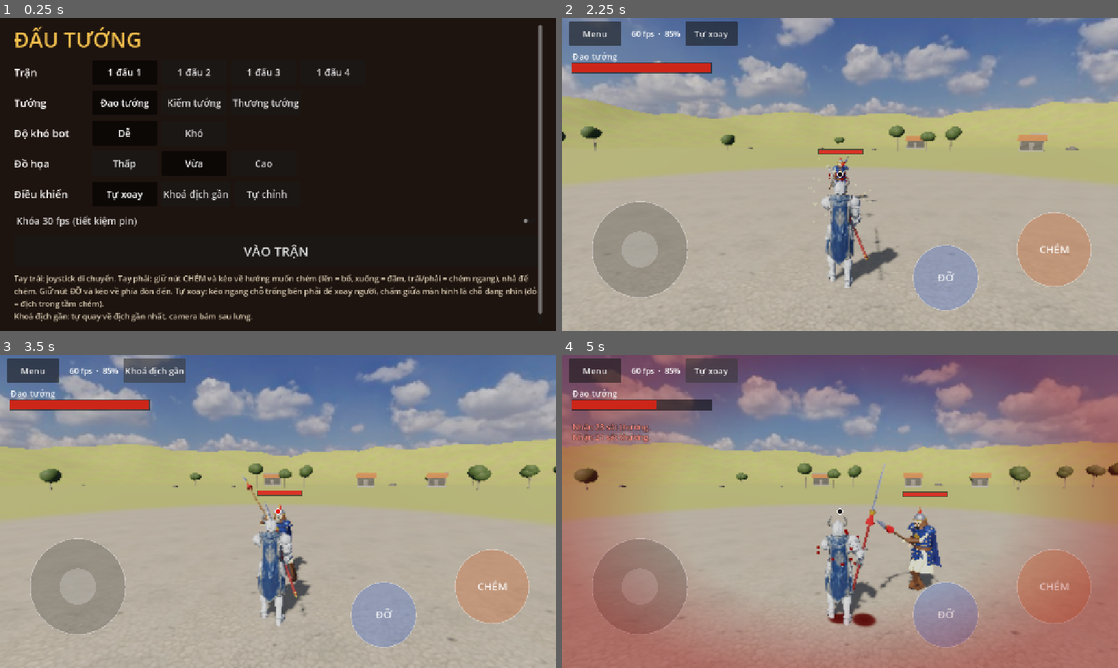
Above: before the commit, frames 1-4 (two rows, left to right).
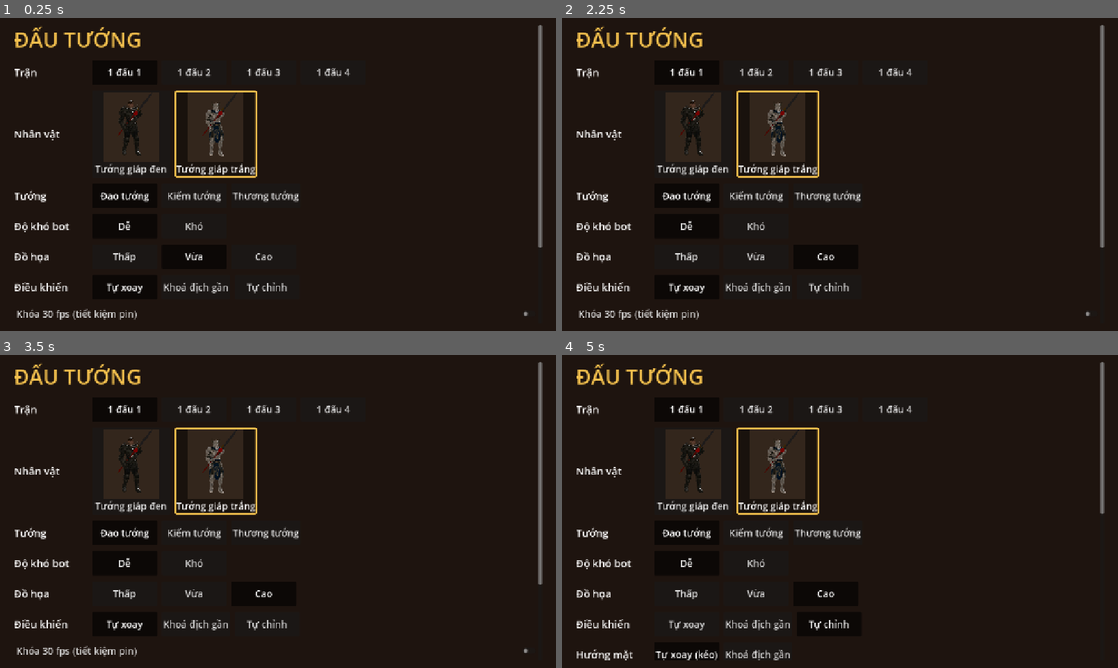
Above: after the commit, the same moments.

Repository: quanace11/MountBladeMobile
Game: Godot game, scene res://scenes/main_menu.tscn
Same seed, same stepped clock (60 frames per second), same inputs: the game is played once before the commit and once after it.
Inputs (mouse positions are in pixels of both pictures, inside the frame that each line leads up to):
- Up to frame 1 (0.25 s): no input
- Up to frame 2 (2.25 s): click (695, 133) at 0.5 s, where only the run after the commit has a clickable "Tướng giáp đen"; click (778, 133) at 1.25 s, where only the run after the commit has a clickable "Tướng giáp trắng"; click (840, 249) at 2 s, where only the run before the commit has a clickable "VÀO TRẬN"
- Up to frame 3 (3.5 s): click "Tự xoay" at 2.75 s
- Up to frame 4 (5 s): click "Khoá địch gần" at 3.5 s; click "Tự chỉnh" at 4.25 s

The runs differ from the first frame. In frame 1, 8.9% of the frame differs, in the area x 2-98%, y 23-98%; in frame 2, 100%; in frame 3, 100%; in frame 4, 100%, in the area x 0-100%, y 0-100%.

Commit message:
Bỏ hẳn tự đỡ, sửa lính bị áo choàng che mất tay, thêm chọn nhân vật
- Bỏ tuỳ chọn Tự đỡ đúng hướng (menu, ControlPrefs, PlayerCommandSource, test).
- Áo choàng hẹp hơn vai, tay to hơn: nhìn từ sau không còn mất tay.
- Menu có dòng Nhân vật với ảnh chân dung: Tướng giáp đen (tuong), Tướng giáp trắng (tuongtrang).
- tools/render_portraits.gd chụp ảnh chân dung cho mỗi model.

Co-Authored-By: Claude Opus 5.5 <noreply@anthropic.com>
Claude-Session: https://claude.ai/code/session_01QffKCiTfakvzQeGmkV1Yqv

Diff:
--- a/config/models/tuong.tres
+++ b/config/models/tuong.tres
@@ -1,12 +1,15 @@
-[gd_resource type="Resource" script_class="CharacterModel" load_steps=5 format=3]
+[gd_resource type="Resource" script_class="CharacterModel" load_steps=6 format=3]
 
 [ext_resource type="Script" path="res://src/data/character_model.gd" id="1_c"]
 [ext_resource type="PackedScene" path="res://assets/models/tuong/tuong_textured.scn" id="2_s"]
 [ext_resource type="Texture2D" path="res://assets/models/tuong/tuongdau_0.png" id="3_a"]
 [ext_resource type="Texture2D" path="res://assets/models/tuong/tuongdau_1.png" id="4_n"]
+[ext_resource type="Texture2D" path="res://assets/models/tuong/portrait.png" id="5_p"]
 
 [resource]
 script = ExtResource("1_c")
+display_name = "Tướng giáp đen"
+portrait = ExtResource("5_p")
 scene = ExtResource("2_s")
 height = 0.95
 albedo = ExtResource("3_a")
--- a/config/models/tuongtrang.tres
+++ b/config/models/tuongtrang.tres
@@ -1,12 +1,15 @@
-[gd_resource type="Resource" script_class="CharacterModel" load_steps=5 format=3]
+[gd_resource type="Resource" script_class="CharacterModel" load_steps=6 format=3]
 
 [ext_resource type="Script" path="res://src/data/character_model.gd" id="1_c"]
 [ext_resource type="PackedScene" path="res://assets/models/tuongtrang/tuongtrang.scn" id="2_s"]
 [ext_resource type="Texture2D" path="res://assets/models/tuongtrang/tuongtrang_0.png" id="3_a"]
 [ext_resource type="Texture2D" path="res://assets/models/tuongtrang/tuongtrang_1.png" id="4_n"]
+[ext_resource type="Texture2D" path="res://assets/models/tuongtrang/portrait.png" id="5_p"]
 
 [resource]
 script = ExtResource("1_c")
+display_name = "Tướng giáp trắng"
+portrait = ExtResource("5_p")
 scene = ExtResource("2_s")
 height = 1.78
 albedo = ExtResource("3_a")
--- a/src/core/config_db.gd
+++ b/src/core/config_db.gd
@@ -13,6 +13,7 @@
 var bots: Dictionary = {}
 var matches: Dictionary = {}
 var qualities: Dictionary = {}
+var models: Dictionary = {}
 
 
 func _ready() -> void:
@@ -30,6 +31,7 @@
 	bots = _load_dir("ai")
 	matches = _load_dir("matches")
 	qualities = _load_dir("quality")
+	models = _load_dir("models")
 
 
 ## Nạp mọi .tres trong một thư mục, khóa theo tên file (không đuôi).
--- a/src/core/game.gd
+++ b/src/core/game.gd
@@ -8,6 +8,8 @@
 var match_id: StringName = &"1v1"
 var bot_id: StringName = &"easy"
 var player_character_id: StringName = &"dao_tuong"
+## Nhân vật (model 3D) của người chơi, theo tên file trong config/models.
+var player_model_id: StringName = &"tuongtrang"
 var quality_id: StringName = &"medium"
 var fps_cap_30: bool = false
 ## Chế độ điều khiển (ControlPrefs.Mode) và bộ tự chỉnh dùng khi chọn CUSTOM.
@@ -38,6 +40,11 @@
 	return c if c else current_match().player_character
 
 
+func player_model() -> CharacterModel:
+	var m: CharacterModel = ConfigDB.models.get(player_model_id)
+	return m if m else ConfigDB.game.player_model
+
+
 ## Cách điều khiển đang dùng theo chế độ đã chọn.
 func controls() -> ControlPrefs:
 	return custom_controls if control_mode == ControlPrefs.Mode.CUSTOM else ControlPrefs.preset(control_mode)
@@ -62,6 +69,7 @@
 	cfg.set_value("game", "match", match_id)
 	cfg.set_value("game", "bot", bot_id)
 	cfg.set_value("game", "character", player_character_id)
+	cfg.set_value("game", "model", player_model_id)
 	cfg.set_value("game", "quality", quality_id)
 	cfg.set_value("game", "fps30", fps_cap_30)
 	cfg.set_value("game", "control_mode", control_mode)
@@ -76,6 +84,7 @@
 	match_id = cfg.get_value("game", "match", match_id)
 	bot_id = cfg.get_value("game", "bot", bot_id)
 	player_character_id = cfg.get_value("game", "character", player_character_id)
+	player_model_id = cfg.get_value("game", "model", player_model_id)
 	quality_id = cfg.get_value("game", "quality", quality_id)
 	fps_cap_30 = cfg.get_value("game", "fps30", fps_cap_30)
 	control_mode = cfg.get_value("game", "control_mode", control_mode)
--- a/src/core/match_runner.gd
+++ b/src/core/match_runner.gd
@@ -38,7 +38,7 @@
 	for f in sim.state.fighters:
 		var v := FighterView.new()
 		add_child(v)
-		v.setup(f, ConfigDB.poses, f.id == player_id, cfg.player_model if f.id == player_id else null)
+		v.setup(f, ConfigDB.poses, f.id == player_id, Game.player_model() if f.id == player_id else null)
 		views[f.id] = v
 		_prev_pos[f.id] = f.pos
 		_prev_yaw[f.id] = f.yaw
@@ -108,7 +108,6 @@
 	touch.combat.scheme = p.block_scheme
 	player_src.free_aim = p.free_aim
 	player_src.aim_assist = p.aim_assist
-	player_src.auto_block = p.auto_block
 
 
 func _process(delta: float) -> void:
--- a/src/data/character_model.gd
+++ b/src/data/character_model.gd
@@ -3,6 +3,10 @@
 ## Model 3D có khung xương chuẩn UE5 thay cho thân dựng bằng khối. Model không cần hoạt cảnh:
 ## game tự uốn xương theo động tác (SkinnedRig).
 
+## Tên hiện ở menu chọn nhân vật.
+@export var display_name: String = ""
+## Ảnh chân dung trên nút chọn nhân vật.
+@export var portrait: Texture2D
 @export var scene: PackedScene
 ## Chiều cao model trong file (đơn vị của file), để phóng cho cao 1,8 m.
 @export var height: float = 1.0
--- a/src/data/control_prefs.gd
+++ b/src/data/control_prefs.gd
@@ -18,11 +18,8 @@
 var button_scale := 1.0
 ## Đang chém mà có địch gần tâm ngắm thì tự quay nhẹ về phía địch đó.
 var aim_assist := false
-## Tự đỡ đúng hướng (như tuỳ chọn "Block direction: Automatic" của Bannerlord): giữ nút ĐỠ là
-## giơ đỡ về phía đòn đang tới, không cần kéo chọn hướng.
-var auto_block := false
 
-const KEYS := ["free_aim", "attack_button", "block_scheme", "look_sensitivity", "camera_distance", "button_scale", "aim_assist", "auto_block"]
+const KEYS := ["free_aim", "attack_button", "block_scheme", "look_sensitivity", "camera_distance", "button_scale", "aim_assist"]
 
 
 static func preset(mode: int) -> ControlPrefs:
--- a/src/input/player_command_source.gd
+++ b/src/input/player_command_source.gd
@@ -10,8 +10,6 @@
 var free_aim := true
 ## Đang chém mà có địch gần tâm ngắm thì quay nhẹ về phía địch đó.
 var aim_assist := false
-## Giữ ĐỠ thì tự giơ đỡ về phía đòn của địch đang chém mình.
-var auto_block := false
 ## Trợ ngắm: chỉ hút về địch nằm trong góc này quanh tâm ngắm (độ).
 const ASSIST_HALF_ANGLE_DEG := 35.0
 
@@ -40,10 +38,6 @@
 	c.block_dir = touch.block_dir()
 	if c.block_dir == Dir.NONE:
 		c.block_dir = keyboard.block_dir()
-	if auto_block and c.block_dir != Dir.NONE:
-		var incoming := _incoming_block_dir(state)
-		if incoming != Dir.NONE:
-			c.block_dir = incoming
 
 	var key_dir := keyboard.attack_dir()
 	var released := touch.consume_release()
@@ -78,25 +72,3 @@
 			continue
 		best_d = d
 		c.face_yaw = FighterState.yaw_from_direction(to / d)
-
-
-## Hướng cần đỡ đòn của địch gần nhất đang gồng hoặc đang chém về phía mình; NONE nếu không có.
-func _incoming_block_dir(state: MatchState) -> int:
-	var me := state.get_fighter(fighter_id)
-	if me == null:
-		return Dir.NONE
-	var best: FighterState = null
-	var best_d := INF
-	for o in state.fighters:
-		if o.team == me.team or not o.is_alive() or o.attack_dir == Dir.NONE:
-			continue
-		if o.state != FighterState.State.WINDUP and o.state != FighterState.State.RELEASE:
-			continue
-		var d := o.pos.distance_to(me.pos)
-		# Chỉ tính địch đang quay về phía mình và đủ gần để đòn tới.
-		if d > o.def.weapon.reach + 1.5 or CombatResolver.angle_to(o, me.pos) > deg_to_rad(70.0):
-			continue
-		if d < best_d:
-			best_d = d
-			best = o
-	return CombatResolver.required_block_dir(best, me) if best else Dir.NONE
--- a/src/ui/main_menu.gd
+++ b/src/ui/main_menu.gd
@@ -30,6 +30,7 @@
 	box.add_child(title)
 
 	_row(box, "Trận", ConfigDB.matches, Game.match_id, func(id): Game.match_id = id)
+	_row(box, "Nhân vật", ConfigDB.models, Game.player_model_id, func(id): Game.player_model_id = id)
 	_row(box, "Tướng", ConfigDB.characters, Game.player_character_id, func(id): Game.player_character_id = id)
 	_row(box, "Độ khó bot", ConfigDB.bots, Game.bot_id, func(id): Game.bot_id = id)
 	_row(box, "Đồ họa", ConfigDB.qualities, Game.quality_id, func(id):
@@ -82,8 +83,6 @@
 		func(id): c.block_scheme = int(String(id)))
 	_row(_custom_box, "Trợ ngắm", {&"1": "Bật", &"0": "Tắt"}, &"1" if c.aim_assist else &"0",
 		func(id): c.aim_assist = id == &"1", [&"1", &"0"])
-	_row(_custom_box, "Tự đỡ đúng hướng", {&"1": "Bật", &"0": "Tắt"}, &"1" if c.auto_block else &"0",
-		func(id): c.auto_block = id == &"1", [&"1", &"0"])
 	_slider(_custom_box, "Độ nhạy xoay", 0.4, 2.5, 0.1, c.look_sensitivity, "x%.1f", func(v): c.look_sensitivity = v)
 	_slider(_custom_box, "Camera xa", 2.5, 6.0, 0.1, c.camera_distance, "%.1f m", func(v): c.camera_distance = v)
 	_slider(_custom_box, "Cỡ nút", 0.7, 1.4, 0.05, c.button_scale, "x%.2f", func(v): c.button_scale = v)
@@ -138,6 +137,20 @@
 		b.button_group = group
 		b.button_pressed = StringName(id) == current
 		b.custom_minimum_size = Vector2(150, 56)
+		if opt is CharacterModel and opt.portrait:
+			b.icon = opt.portrait
+			b.expand_icon = true
+			b.custom_minimum_size = Vector2(180, 200)
+			b.icon_alignment = HORIZONTAL_ALIGNMENT_CENTER
+			b.vertical_icon_alignment = VERTICAL_ALIGNMENT_TOP
+			# Viền vàng quanh nhân vật đang chọn.
+			var sel := StyleBoxFlat.new()
+			sel.bg_color = Color(0.1, 0.07, 0.05)
+			sel.set_border_width_all(4)
+			sel.border_color = Color(0.95, 0.75, 0.3)
+			sel.set_corner_radius_all(4)
+			b.add_theme_stylebox_override("pressed", sel)
+			b.add_theme_stylebox_override("hover_pressed", sel)
 		b.add_theme_font_size_override("font_size", 22)
 		b.focus_mode = Control.FOCUS_NONE
 		b.pressed.connect(func(): on_pick.call(StringName(id)))
--- a/src/view/fighter_view.gd
+++ b/src/view/fighter_view.gd
@@ -266,7 +266,8 @@
 
 	if def.cape_color.a > 0.01:
 		var quad := QuadMesh.new()
-		quad.size = Vector2(0.44, 0.98)
+		# Hẹp hơn hai vai để nhìn từ sau vẫn thấy hai cánh tay.
+		quad.size = Vector2(0.3, 0.95)
 		_cape_mat = Mats.shader(CAPE, {"color": def.cape_color})
 		_mi(quad, _cape_mat, _chest, Vector3(0, -0.1, 0.22), Vector3(-8, 0, 0))
 
@@ -276,9 +277,9 @@
 	merge_meshes(_head)
 
 	for side in [-1, 1]:
-		_upper_arm[side] = _mi(capsule(0.052, UPPER_ARM + 0.08), cloth, _body)
-		_forearm[side] = _mi(capsule(0.046, FOREARM + 0.06), leather, _body)
-		_hand_mesh[side] = _mi(box(Vector3(0.06, 0.1, 0.04)), skin, _body)
+		_upper_arm[side] = _mi(capsule(0.06, UPPER_ARM + 0.08), cloth, _body)
+		_forearm[side] = _mi(capsule(0.054, FOREARM + 0.06), leather, _body)
+		_hand_mesh[side] = _mi(box(Vector3(0.07, 0.1, 0.05)), skin, _body)
 		_thigh[side] = _mi(capsule(0.075, THIGH + 0.1), cloth, _body)
 		_shin[side] = _mi(capsule(0.06, SHIN + 0.08), leather, _body)
 		_foot[side] = _mi(box(Vector3(0.1, 0.07, 0.25)), leather, _body)
--- a/tests/test_controls.gd
+++ b/tests/test_controls.gd
@@ -44,3 +44,11 @@
 	check(absf(c.face_yaw) < 0.01, "trợ ngắm quay về địch (yaw %.2f)" % c.face_yaw)
 	r = _face_yaw_with_assist(false)
 	check(is_equal_approx((r[0] as FighterCommand).face_yaw, r[1]), "tắt trợ ngắm thì giữ hướng camera")
+
+
+func test_two_player_models_to_pick() -> void:
+	var models: Dictionary = ConfigDB._load_dir("models")
+	for id in [&"tuong", &"tuongtrang"]:
+		check(models.has(id), "có nhân vật %s" % id)
+		var m: CharacterModel = models[id]
+		check(m.scene != null and m.display_name != "" and m.portrait != null, "%s có model, tên và ảnh" % id)
--- a/tests/test_mb_rules.gd
+++ b/tests/test_mb_rules.gd
@@ -113,14 +113,3 @@
 	check_eq(a.state, FighterState.State.RECOVERY, "đang thu đao sau cú chém hụt")
 	sim.step({ids[0]: cmd(Dir.NONE, false, Dir.LEFT)})
 	check_eq(a.state, FighterState.State.BLOCK, "đang thu đao vẫn giơ đỡ được ngay")
-
-
-func test_auto_block_faces_incoming_attack() -> void:
-	var sim := make_sim()
-	var ids := face_off(sim, "dao_tuong", "dao_tuong", 1.6)
-	var src := PlayerCommandSource.new(null, func(): return 0.0)
-	src.fighter_id = ids[1]
-	check_eq(src._incoming_block_dir(sim.state), Dir.NONE, "chưa ai chém thì không tự chọn hướng")
-	sim.step({ids[0]: cmd(Dir.RIGHT, false)})
-	var want := CombatResolver.required_block_dir(sim.state.get_fighter(ids[0]), sim.state.get_fighter(ids[1]))
-	check_eq(src._incoming_block_dir(sim.state), want, "địch gồng chém ngang thì tự đỡ đúng bên")
--- /dev/null
+++ b/tools/render_portraits.gd
@@ -0,0 +1,67 @@
+extends SceneTree
+## Chụp ảnh chân dung cho nút chọn nhân vật: mỗi model trong config/models ra assets/models/<tên>/portrait.png.
+## Cần màn hình (không chạy --headless):
+##   godot --path . --rendering-driver opengl3 -s tools/render_portraits.gd
+
+const SIZE := Vector2i(256, 320)
+
+var _names: Array = []
+var _view: FighterView
+var _state: FighterState
+var _cam: Camera3D
+var _world: Node3D
+var _frame := 0
+
+
+func _initialize() -> void:
+	for f in ResourceLoader.list_directory("res://config/models"):
+		if f.ends_with(".tres"):
+			_names.append(f.get_basename())
+	_world = Node3D.new()
+	root.add_child(_world)
+	var env := WorldEnvironment.new()
+	env.environment = Environment.new()
+	env.environment.background_mode = Environment.BG_COLOR
+	env.environment.background_color = Color(0.2, 0.15, 0.11)
+	env.environment.ambient_light_source = Environment.AMBIENT_SOURCE_COLOR
+	env.environment.ambient_light_color = Color(0.65, 0.6, 0.55)
+	_world.add_child(env)
+	var sun := DirectionalLight3D.new()
+	sun.rotation_degrees = Vector3(-30, -25, 0)
+	_world.add_child(sun)
+	_cam = Camera3D.new()
+	_cam.fov = 30
+	_world.add_child(_cam)
+	_cam.make_current()
+	_cam.look_at_from_position(Vector3(1.0, 1.35, -4.4), Vector3(0, 0.95, 0))
+
+
+func _process(_d: float) -> bool:
+	if _view == null:
+		if _names.is_empty():
+			quit(0)
+			return false
+		_state = FighterState.new()
+		_state.def = load("res://config/characters/dao_tuong.tres")
+		_state.hp = _state.def.max_hp
+		_view = FighterView.new()
+		_world.add_child(_view)
+		_view.setup(_state, load("res://config/visual/poses.tres"), false,
+			load("res://config/models/%s.tres" % _names[0]))
+		_frame = 0
+	_view.sync(_state, _state.pos, _state.yaw, 1.0, 0.1)
+	_frame += 1
+	if _frame == 12:
+		var img := root.get_viewport().get_texture().get_image()
+		var vp := img.get_size()
+		var h := vp.y
+		var w := h * SIZE.x / SIZE.y
+		img = img.get_region(Rect2i((vp.x - w) / 2, 0, w, h))
+		img.resize(SIZE.x, SIZE.y, Image.INTERPOLATE_LANCZOS)
+		var out := "res://assets/models/%s/portrait.png" % _names[0]
+		img.save_png(out)
+		print("đã lưu ", out)
+		_view.queue_free()
+		_view = null
+		_names.pop_front()
+	return false
Binary file added: assets/models/tuong/portrait.png
Not shown, added: assets/models/tuong/portrait.png.import
Binary file added: assets/models/tuongtrang/portrait.png
Not shown, added: assets/models/tuongtrang/portrait.png.import
Not shown, added: tools/render_portraits.gd.uid
